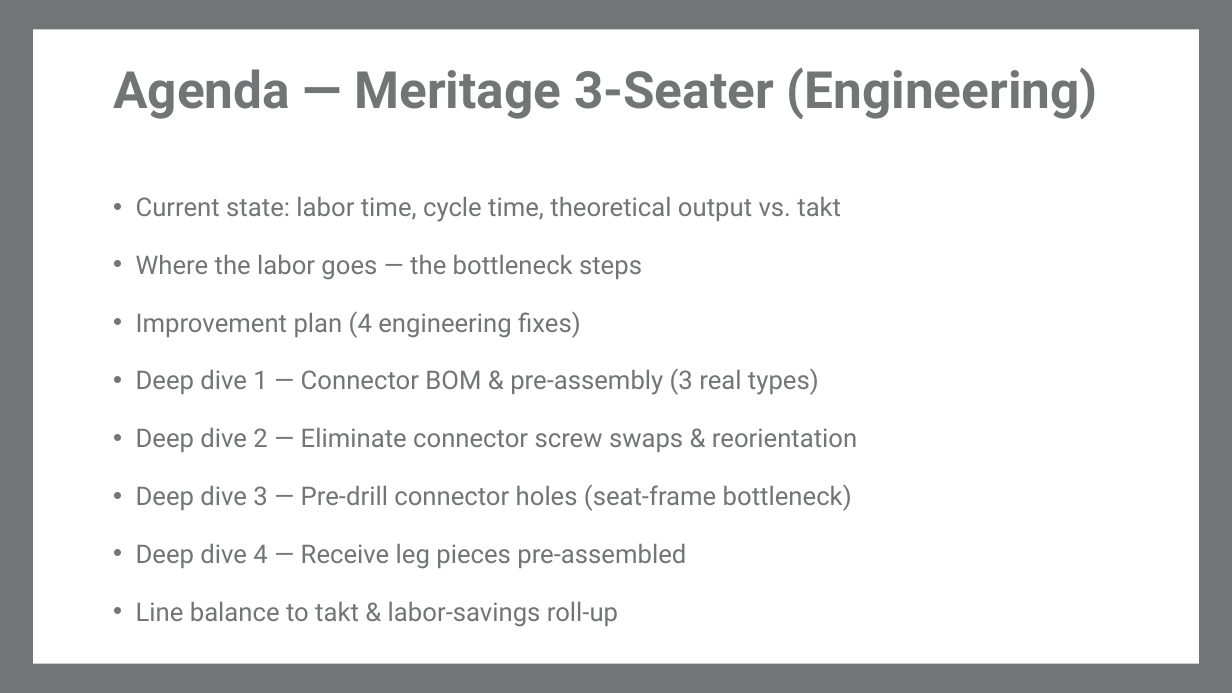
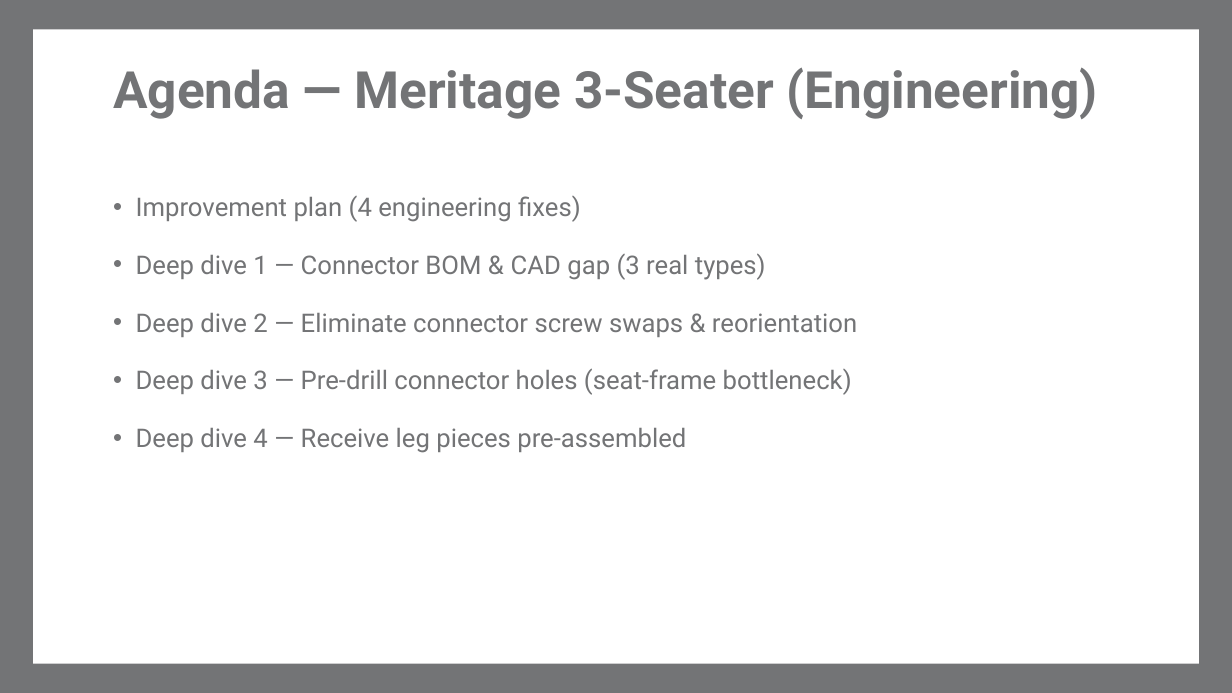
Before and after one commit to macokeefe/claude-code-system, a slide deck: slide 2 of standard-work/standalone/Meritage_Engineering_Improvements.pptx. Drawn at 1232x693 pixels with LibreOffice and Linux fonts; fonts in the diff are those of the drawing; background and template pictures are left out. Boxes give left, top, right and bottom in pixels: in the first picture for what was removed or moved away, otherwise in the second. Text is boxed around its words. In the diff, an @@ line names an element or a change of style, - is before the commit and + after.

```diff
--- a/standard-work/standalone/Meritage_Engineering_Improvements.pptx
+++ b/standard-work/standalone/Meritage_Engineering_Improvements.pptx
@@ text at bbox=[136, 197, 841, 280]: paragraphs removed @@
-• Current state: labor time, cycle time, theoretical output vs. takt
-• Where the labor goes — the bottleneck steps
@@ text at bbox=[136, 253, 766, 280]: text changed @@
-• Deep dive 1 — Connector BOM & pre-assembly (3 real types)
+• Deep dive 1 — Connector BOM & CAD gap (3 real types)
@@ text at bbox=[136, 602, 618, 627]: paragraph removed @@
-• Line balance to takt & labor-savings roll-up
```
Also in this commit, not shown: 9 other slides changed, 2 slides added, 4 slides removed.
